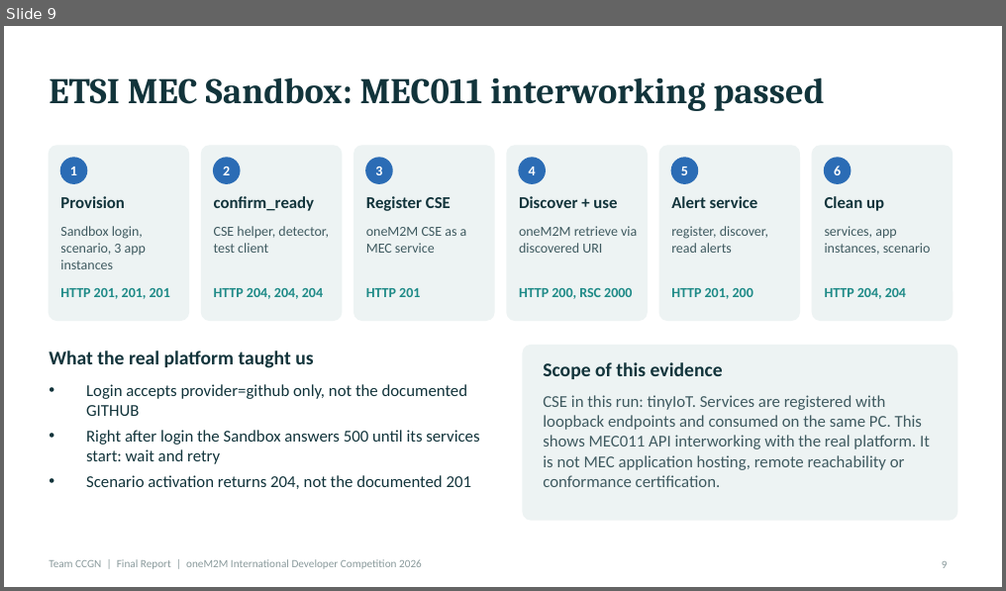
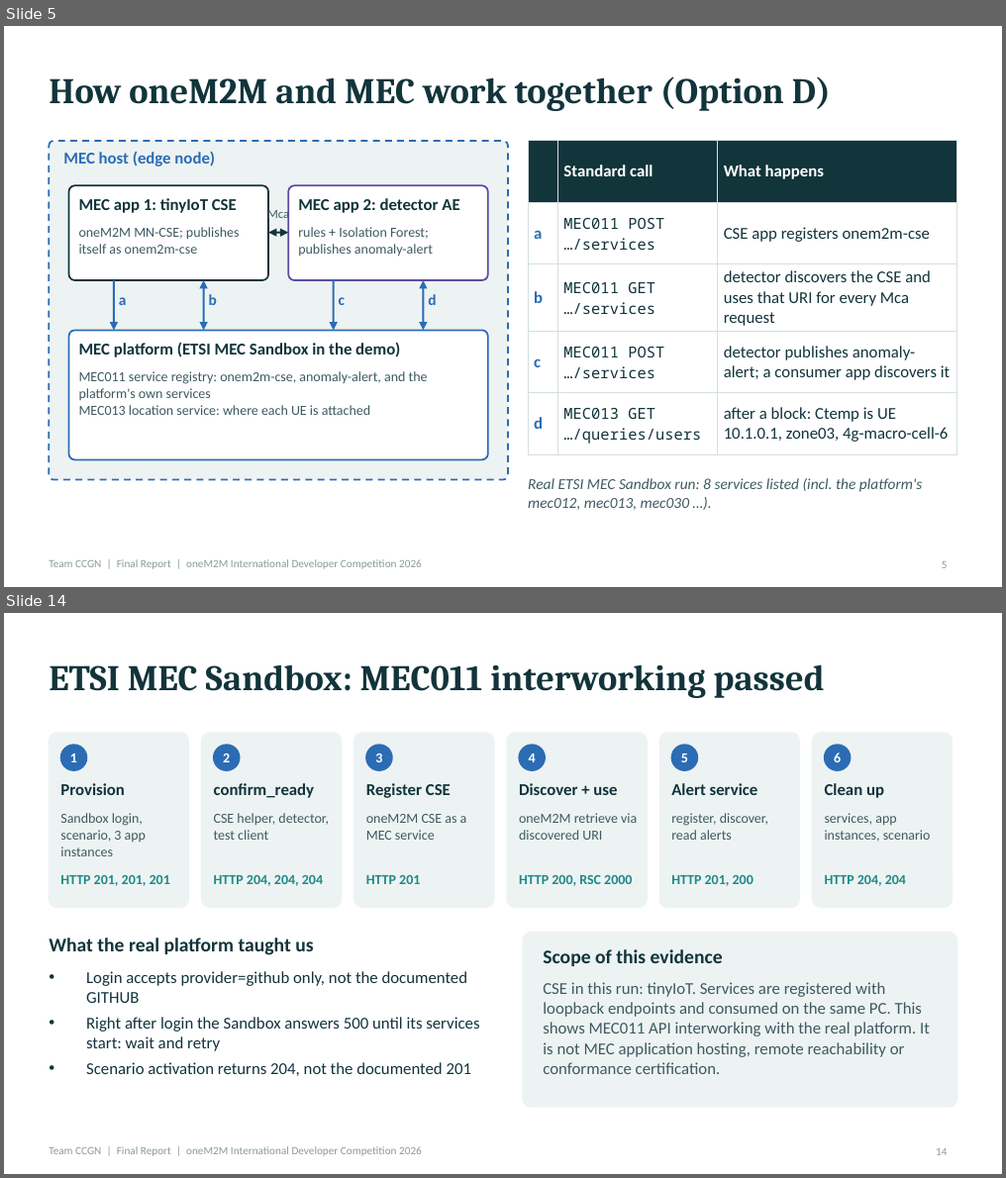
Before and after one commit to easycode42/ccgn-edge-iot-security, a slide deck: deliverables/CCGN_Final_Report.pptx. Shown one above the other, each under a label of ours: slide 9 before the commit, slides 5 and 14 after it; the slides between them are not shown. The pictures are 1006x591 and 1006x1178 pixels, drawn with LibreOffice and Linux fonts; fonts in the diff are those of the drawing. Boxes give left, top, right and bottom in pixels: in the first picture for what was removed or moved away, otherwise in the second. Text is boxed around its words. In the diff, an @@ line names an element or a change of style, - is before the commit and + after.

```diff
--- a/deliverables/CCGN_Final_Report.pptx
+++ b/deliverables/CCGN_Final_Report.pptx
@@ slide 5 added at (4, 26, 1002, 587), background #FFFFFF; not listed: 1 template element that a slide beside it also shows @@
@@ title added at (49, 76, 831, 111), 26 pt, text #12343B, bold @@
+How oneM2M and MEC work together (Option D)
@@ rounded rectangle added at (49, 141, 508, 480), fill #EDF3F3, outline #2B6CB5 1.25 pt dashed @@
@@ table added at (528, 141, 957, 448), 5 rows, 3 columns @@
+ | Standard call | What happens
+a | MEC011 POST …/services | CSE app registers onem2m-cse
+b | MEC011 GET …/services | detector discovers the CSE and uses that URI for every Mca request
+c | MEC011 POST …/services | detector publishes anomaly-alert; a consumer app discovers it
+d | MEC013 GET …/queries/users | after a block: Ctemp is UE 10.1.0.1, zone03, 4g-macro-cell-6
@@ text added at (63, 151, 215, 167), 12 pt, text #2B6CB5, bold @@
+MEC host (edge node)
@@ rounded rectangle added at (69, 185, 268, 280), fill #FFFFFF, outline #12343B 1.25 pt @@
@@ text added at (79, 198, 237, 213), 12 pt, text #12343B, bold @@
+MEC app 1: tinyIoT CSE
@@ rounded rectangle added at (288, 185, 488, 280), fill #FFFFFF, outline #5E4AA5 1.25 pt @@
@@ text added at (298, 198, 459, 213), 12 pt, text #12343B, bold @@
+MEC app 2: detector AE
@@ text added at (79, 227, 240, 254), 10 pt, text #3F5A60 @@
+oneM2M MN-CSE; publishes itself as onem2m-cse
@@ text added at (267, 207, 289, 221), 9 pt, text #3F5A60 @@
+Mca
@@ double arrow added from (268, 233) to (288, 233), #12343B 1.5 pt @@
@@ text added at (298, 227, 433, 257), 10 pt, text #3F5A60 @@
+rules + Isolation Forest; publishes anomaly-alert
@@ arrow added from (114, 280) to (114, 330), #2B6CB5 1.5 pt @@
@@ double arrow added from (204, 280) to (204, 330), #2B6CB5 1.5 pt @@
@@ arrow added from (334, 280) to (334, 330), #2B6CB5 1.5 pt @@
@@ double arrow added from (423, 280) to (423, 330), #2B6CB5 1.5 pt @@
@@ text added at (119, 297, 127, 305), 11 pt, text #2B6CB5, bold @@
+a
@@ text added at (209, 294, 217, 305), 11 pt, text #2B6CB5, bold @@
+b
@@ text added at (339, 297, 345, 305), 11 pt, text #2B6CB5, bold @@
+c
@@ text added at (428, 294, 436, 305), 11 pt, text #2B6CB5, bold @@
+d
@@ rounded rectangle added at (69, 330, 488, 460), fill #FFFFFF, outline #2B6CB5 1.25 pt @@
@@ text added at (79, 343, 400, 358), 12 pt, text #12343B, bold @@
+MEC platform (ETSI MEC Sandbox in the demo)
@@ text added at (79, 372, 428, 415), 10 pt, text #3F5A60 @@
+MEC011 service registry: onem2m-cse, anomaly-alert, and the platform's own services
+MEC013 location service: where each UE is attached
@@ text added at (528, 478, 922, 510), 11 pt, text #3F5A60, italic @@
+Real ETSI MEC Sandbox run: 8 services listed (incl. the platform's mec012, mec013, mec030 …).
@@ page number added at (942, 562, 947, 569), 8 pt, text #8A9A9C @@
+5
@@ what was slide 9 is now slide 14 @@
@@ page number at (936, 1149, 946, 1156): text changed @@
-9
+14
```
Also in this commit, not shown: 5 slides changed, 9 other slides added, 5 slides removed, 44 other files.
